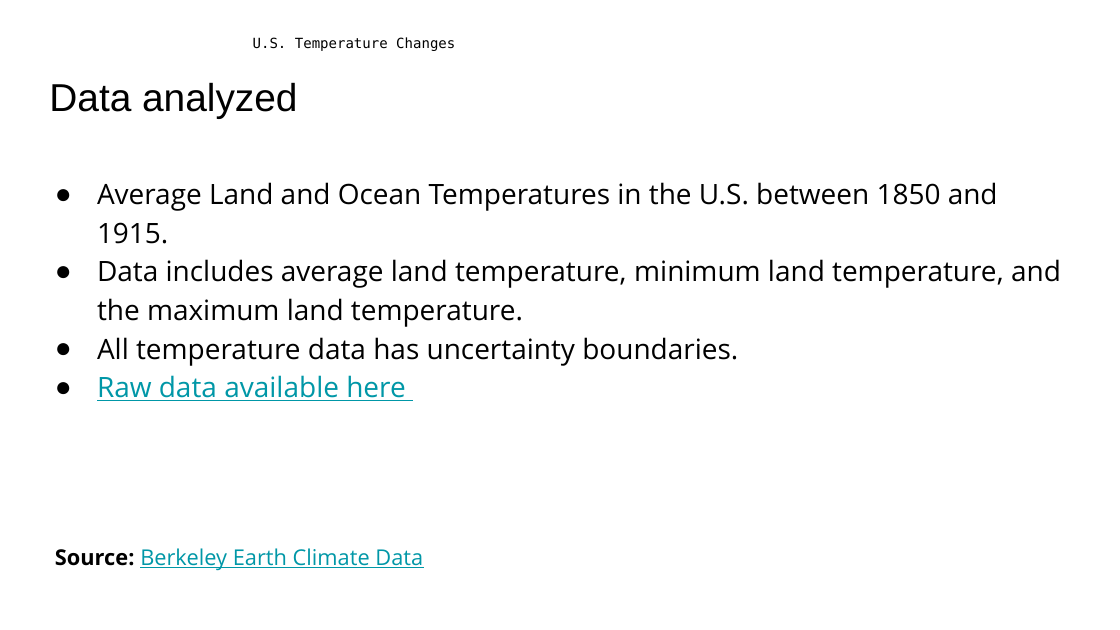
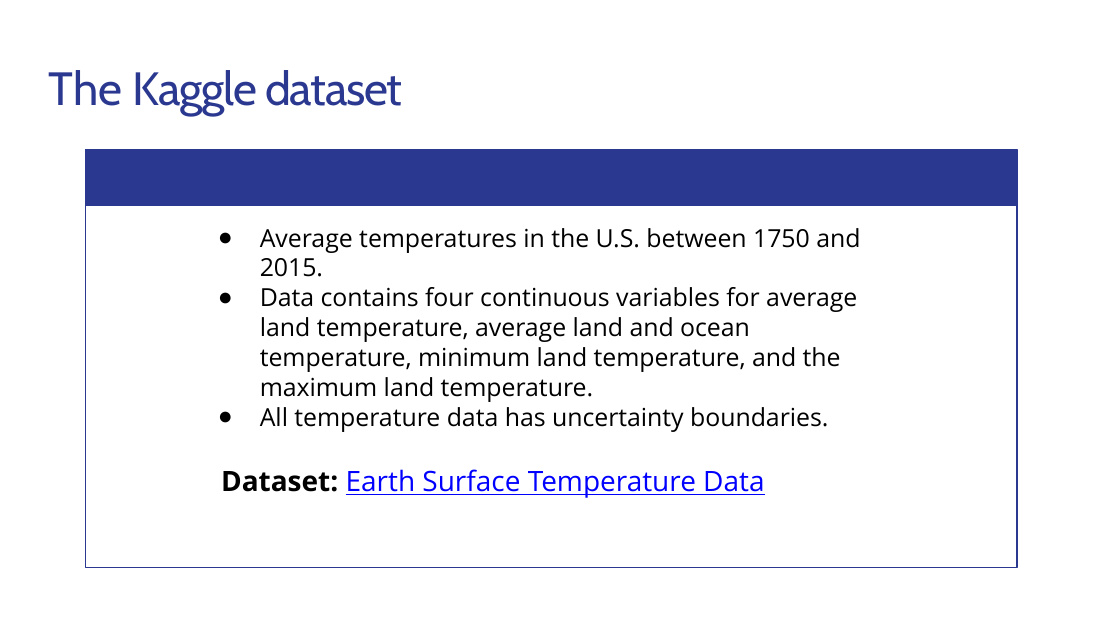
Before and after one commit to matthewshawnkehoe/Data-Science-Projects, a slide deck: slide 3 of Capstone Projects/Capstone_Two_Supervised_ML/Predicting_Temperature_Change.pptx (slide 4 before the commit). Drawn at 1120x630 pixels with LibreOffice and Linux fonts; fonts in the diff are those of the drawing; background and template pictures are left out. Boxes give left, top, right and bottom in pixels: in the first picture for what was removed or moved away, otherwise in the second. Text is boxed around its words. In the diff, an @@ line names an element or a change of style, - is before the commit and + after.

```diff
--- a/Capstone Projects/Capstone_Two_Supervised_ML/Predicting_Temperature_Change.pptx
+++ b/Capstone Projects/Capstone_Two_Supervised_ML/Predicting_Temperature_Change.pptx
@@ text removed at (253,37,455,51) @@
-U.S. Temperature Changes
@@ title removed at (49,82,297,118) @@
-Data analyzed
@@ title added at (49,70,402,116), 30 pt, text #2A3890 @@
+The Kaggle dataset
@@ freeform shape added at (85,149,1017,206), fill #2A3890 @@
@@ freeform shape added at (85,149,1017,568), outline #2A3890 0.75 pt @@
@@ text "Average temperatures in the U.S. ...": place and size @@
-text "Average temperatures in the U.S. ..." at (97,182,1061,401)
+text "Average temperatures in the U.S. ..." at (260,228,860,432)
@@ text at (260,228,860,402): text changed; size 18 to 16 pt @@
-● Average Land and Ocean Temperatures in the U.S. between 1850 and 1915.
-● Data includes average land temperature, minimum land temperature, and the maximum land temperature.
+● Average temperatures in the U.S. between 1750 and 2015.
+● Data contains four continuous variables for average land temperature, average land and ocean temperature, minimum land temperature, and the maximum land temperature.
@@ text at (97,375,405,401): paragraph removed @@
-● Raw data available here
@@ text at (260,407,828,432): size 18 to 16 pt in "All temperature data has uncertainty boundaries."; line spacing 1.15 to 1 @@
@@ text added at (221,469,764,498), 18 pt, text #0000FF, underline @@
+Dataset: Earth Surface Temperature Data
@@ text removed at (55,548,423,571) @@
-Source: Berkeley Earth Climate Data
```
Also in this commit, not shown: 2 other slides changed, 23 slides added, 11 slides removed.
